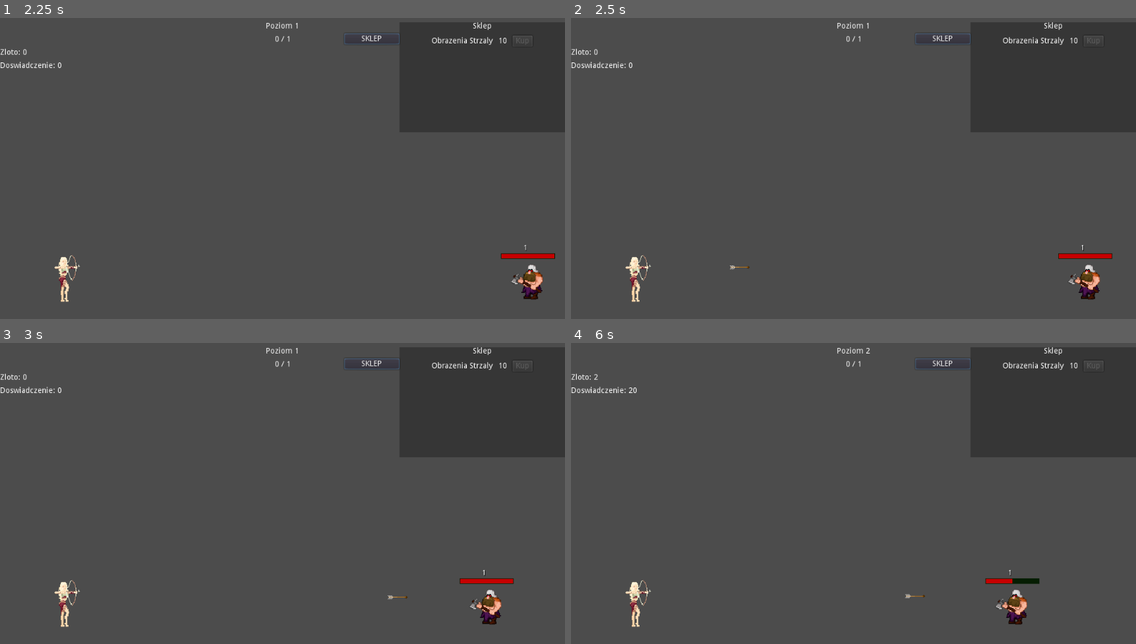
Above: before the commit, frames 1-4 (two rows, left to right).
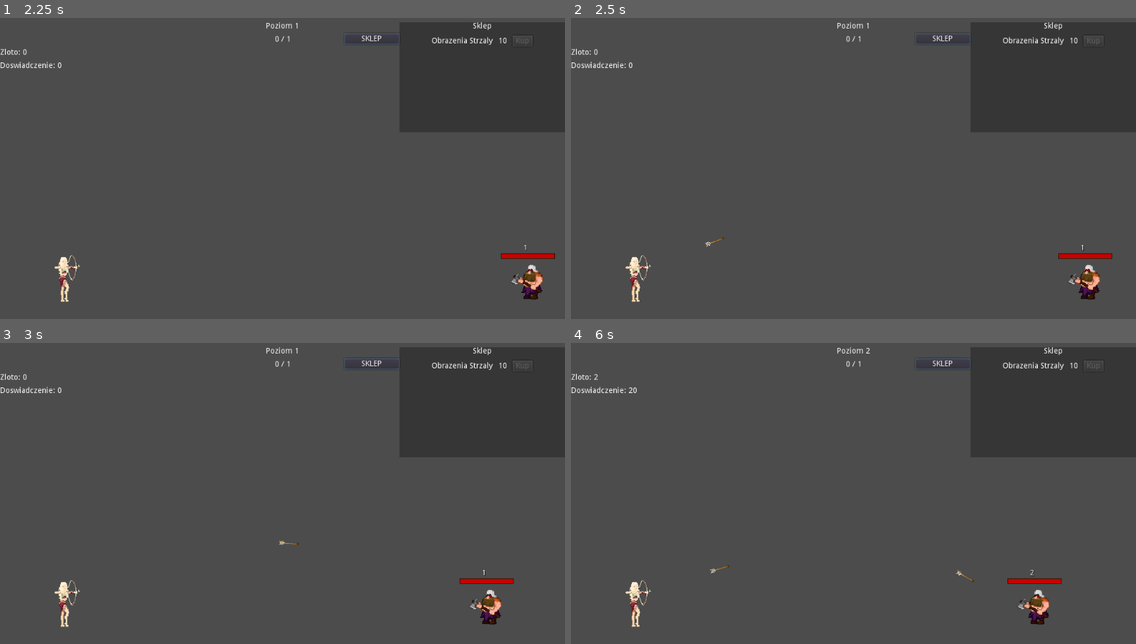
Above: after the commit, the same moments.

Repository: Flying-Octopus-Team/Asterielle
Game: Godot game, scene res://Scenes/World.tscn
Same seed, same stepped clock (60 frames per second), same inputs: the game is played once before the commit and once after it.
Inputs (mouse positions are in pixels of both pictures, inside the frame that each line leads up to):
- Up to frame 1 (2.25 s): click "SKLEP" at 0.5 s; click "SKLEP" at 1.25 s; click "SKLEP" at 2 s
- Up to frame 2 (2.5 s): no input
- Up to frame 3 (3 s): move the mouse to (406, 472) at 2.77 s; click (406, 472) at 2.85 s
- Up to frame 4 (6 s): move the mouse to (740, 505) at 3.52 s; click (740, 505) at 3.6 s; move the mouse to (910, 418) at 4.27 s; click (910, 418) at 4.35 s; move the mouse to (825, 556) at 5.02 s; click (825, 556) at 5.1 s; move the mouse to (1023, 538) at 5.77 s; click (1023, 538) at 5.85 s

Frame 1 is identical in both runs. In frame 2, less than 0.1% of the frame differs, in the area x 23-32%, y 72-84%; in frame 3, less than 0.1%; in frame 4, 1.0%, in the area x 24-87%, y 73-94%.

Commit message:
Make arrow trajectory curve

Diff:
--- a/Scenes/Arrow.tscn
+++ b/Scenes/Arrow.tscn
@@ -10,8 +10,7 @@
 collision_layer = 4
 collision_mask = 2
 script = ExtResource( 1 )
-force = 1.0
-gravity = 40.0
+damping = 0.995
 
 [node name="Sprite2" type="Sprite" parent="."]
 position = Vector2( 1, 1 )
--- a/Scenes/Elf.tscn
+++ b/Scenes/Elf.tscn
@@ -8,7 +8,8 @@
 
 [node name="Elf" type="Node2D"]
 script = ExtResource( 1 )
-min_arrow_speed = 100.0
+arrow_speed = 600.0
+arrow_gravity = 500.0
 next_arrow_wait_time = 1.0
 
 [node name="Sprite" type="Sprite" parent="."]
--- a/Scripts/Arrow.gd
+++ b/Scripts/Arrow.gd
@@ -1,10 +1,16 @@
 extends KinematicBody2D
 
-export(float) var gravity
-export(float) var damage
+export(float) var damping
 
+var gravity
 var velocity : Vector2
+
+var damage
 
 func _physics_process(delta):
 	velocity.y += gravity * delta
-	var collision = move_and_collide(velocity * delta)
+	velocity.x *= damping
+
+	rotation = atan2(velocity.y, velocity.x)
+
+	move_and_slide(velocity)
--- a/Scripts/Elf.gd
+++ b/Scripts/Elf.gd
@@ -1,6 +1,7 @@
 extends Node2D
 
-export(float) var min_arrow_speed;
+export(float) var arrow_speed
+export(float) var arrow_gravity
 export(float) var next_arrow_wait_time
 export(float) var arrow_damage = 1.0
 
@@ -23,22 +24,24 @@
 	if not dwarf:
 		return
 
-	var diff_x = dwarf.position.x - position.x
-	var force = max(diff_x, min_arrow_speed)
+	var diff_x = dwarf.position.x - position.x - abs(dwarf.velocity.x)
+	var flying_time = diff_x / arrow_speed
+	var arrow_velocity = Vector2(arrow_speed, -arrow_gravity * flying_time * 0.5)
 
-	shot_arrow(force)
+	shot_arrow(arrow_velocity)
 
 func _input(event):
 	if Input.is_action_just_pressed("faster_shot"):
 		next_arrow_timer -= 0.1
 
-func shot_arrow(force):
+func shot_arrow(arrow_velocity):
 	restart_arrow_timer()
 
 	var arrow = Arrow.instance()
 	get_parent().add_child(arrow);
 	arrow.global_position = fire_point.global_position
-	arrow.velocity = Vector2(force, 0)
+	arrow.gravity = arrow_gravity
+	arrow.velocity = arrow_velocity
 	arrow.damage = arrow_damage
 
 func restart_arrow_timer():
